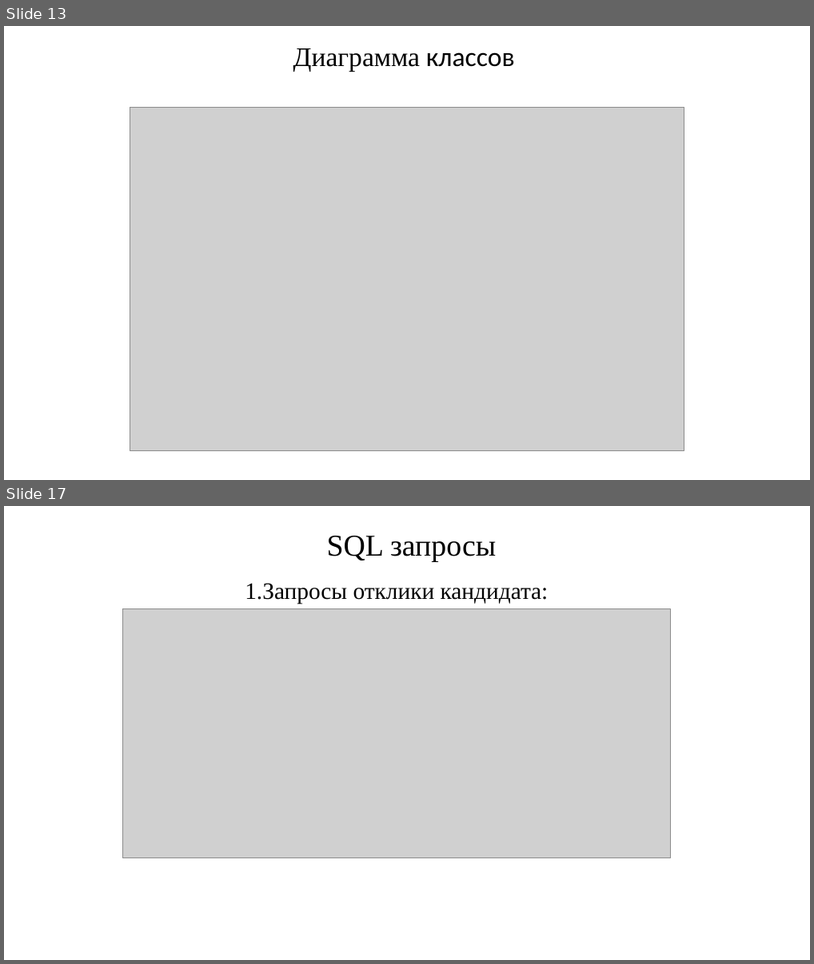
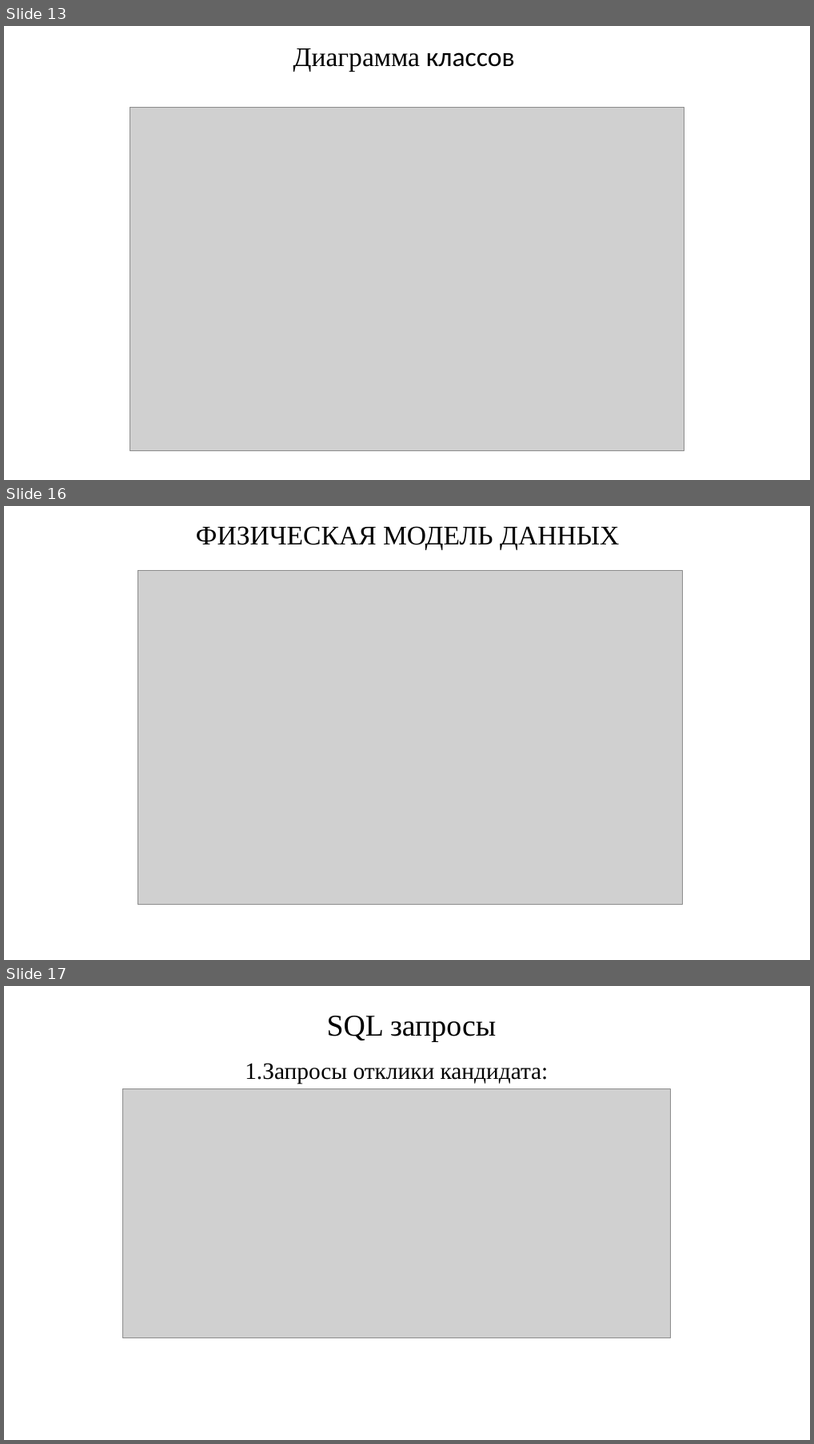
Before and after one commit to Regdal-cyber/Coursework, a slide deck: Курсовой_проект.pptx. Shown one above the other, each under a label of ours: slides 13 and 17 before the commit, slides 13, 16 and 17 after it; the slides between them are not shown. The pictures are 814x964 and 814x1444 pixels, drawn with LibreOffice and Linux fonts; fonts in the diff are those of the drawing; grey boxes stand for pictures. Boxes give left, top, right and bottom in pixels: in the first picture for what was removed or moved away, otherwise in the second. Text is boxed around its words. In the diff, an @@ line names an element or a change of style, - is before the commit and + after.

```diff
--- a/Курсовой_проект.pptx
+++ b/Курсовой_проект.pptx
@@ slide 16 added at bbox=[4, 506, 810, 960], background #FFFFFF @@
@@ text added at bbox=[196, 526, 619, 550], 32 pt, text #000000 @@
+ФИЗИЧЕСКАЯ МОДЕЛЬ ДАННЫХ
@@ picture added at bbox=[138, 570, 682, 904] @@
```
Also in this commit, not shown: 3 slides changed, 2 other slides added, 3 slides removed.
